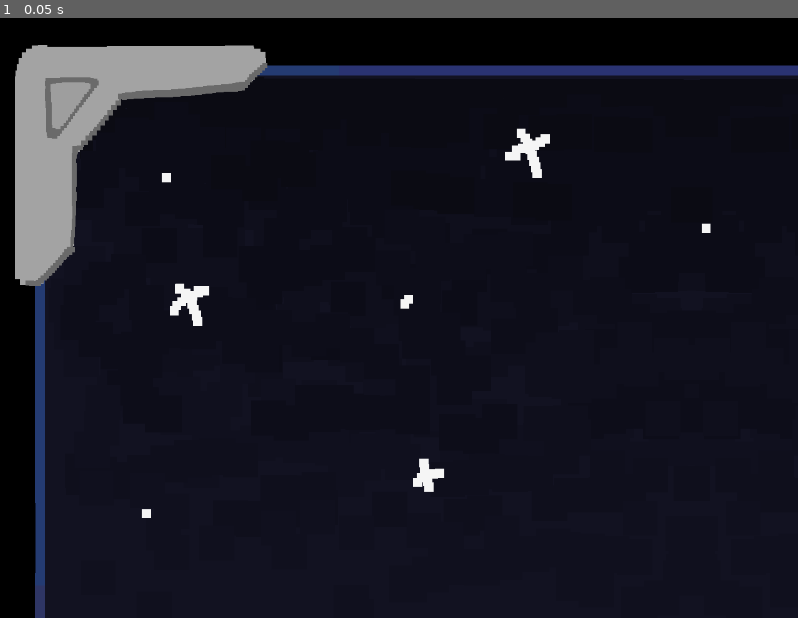
Above: before the commit, frame 1.
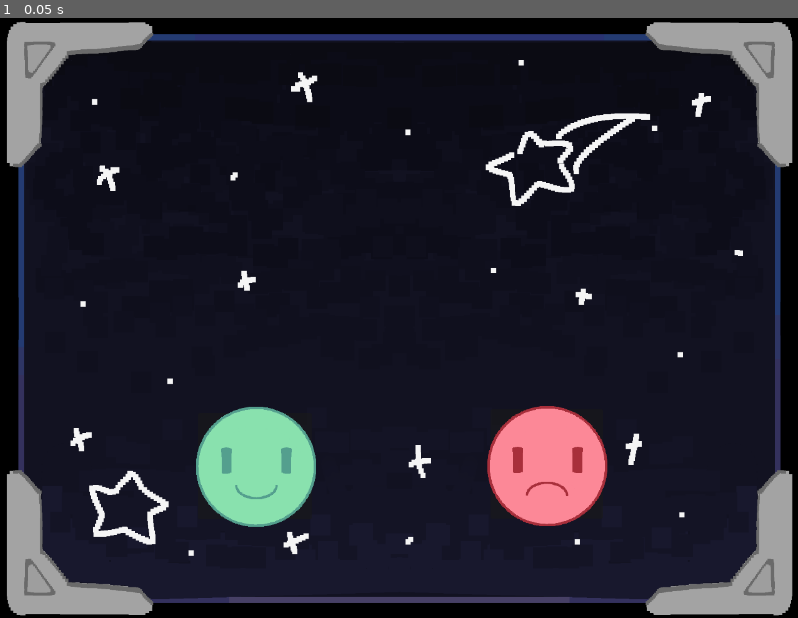
Above: after the commit, the same moment.

Repository: GavinWu42711/liftoff-game
Game: Godot game, scene res://Scenes/emotional.tscn
The game is run twice, just before and just after one commit, with the same random seed, the same clock (stepped at 60 frames per second) and the same inputs. This scene is started directly instead of the project's main scene.
Inputs:
- Up to frame 1 (0.05 s): no input

The runs differ from the first frame. In frame 1, 24% of the frame differs, in the area x 0-100%, y 0-100%.

Commit message:
some audio files converted
please convert rest of the audio files

Diff:
--- a/Scenes/emotional.gd
+++ b/Scenes/emotional.gd
@@ -1,5 +1,6 @@
 extends Node2D
-
+var sprite_list:Array[Sprite2D]
+var binary_list:Array[int]
 
 # Called when the node enters the scene tree for the first time.
 func _ready() -> void:
--- a/Scenes/emotional.tscn
+++ b/Scenes/emotional.tscn
@@ -1,20 +1,43 @@
 [gd_scene format=3 uid="uid://o64yx3fqf0gj"]
 
 [ext_resource type="Texture2D" uid="uid://bt0c5a4tdf7j7" path="res://Art/defaultbg.png" id="1_lkce3"]
+[ext_resource type="Script" uid="uid://cwbc112s23633" path="res://Scenes/emotional.gd" id="1_qyebv"]
+[ext_resource type="Texture2D" uid="uid://cbccld0v66kk6" path="res://Art/Letter Art v2/happy.png" id="2_kw6uv"]
+[ext_resource type="Texture2D" uid="uid://wryrh47odn52" path="res://Art/Letter Art v2/sad.png" id="3_fwiq7"]
 
 [node name="Emotional" type="Node2D" unique_id=69046109]
+script = ExtResource("1_qyebv")
 
 [node name="happybutton" type="Button" parent="." unique_id=1062904182]
-offset_right = 8.0
-offset_bottom = 8.0
+offset_left = 319.0
+offset_top = 632.0
+offset_right = 501.0
+offset_bottom = 802.0
+
+[node name="Sprite2D" type="Sprite2D" parent="happybutton" unique_id=683383436]
+position = Vector2(93, 86)
+scale = Vector2(0.25, 0.25)
+texture = ExtResource("2_kw6uv")
 
 [node name="sadbutton" type="Button" parent="." unique_id=137535398]
-offset_right = 8.0
-offset_bottom = 8.0
+offset_left = 787.0
+offset_top = 626.0
+offset_right = 967.0
+offset_bottom = 801.0
+
+[node name="Sprite2D" type="Sprite2D" parent="sadbutton" unique_id=948198399]
+position = Vector2(91, 91)
+scale = Vector2(0.24945161, 0.25)
+texture = ExtResource("3_fwiq7")
 
 [node name="Sprite2D" type="Sprite2D" parent="." unique_id=1813880209]
-position = Vector2(1109, 832)
+z_index = -1
+position = Vector2(641.37506, 481)
+scale = Vector2(0.5802526, 0.6015625)
 texture = ExtResource("1_lkce3")
+metadata/_edit_lock_ = true
 
 [node name="Camera2D" type="Camera2D" parent="." unique_id=296844386]
 position = Vector2(639, 480)
+
+[node name="Salad" type="Sprite2D" parent="." unique_id=1339935197]
Binary file added: Art/Letter Art v2/battery.png
Not shown, added: Art/Letter Art v2/battery.png.import
Binary file added: Art/Letter Art v2/salad (2).png
Not shown, added: Art/Letter Art v2/salad (2).png.import
Not shown, added: Art/audio/March Rd 13.mp3.import
Not shown, added: Art/audio/March Rd 15.mp3.import
Not shown, added: Art/audio/March Rd 16.mp3.import
Not shown, added: Art/audio/March Rd 2.mp3.import
Not shown, added: Art/audio/March Rd 3.mp3.import
Not shown, added: Art/audio/March Rd 4.mp3.import
Not shown, added: Art/audio/March Rd 5.mp3.import
Not shown, added: Art/audio/March Rd 6.mp3.import
(and 14 more such lines)
